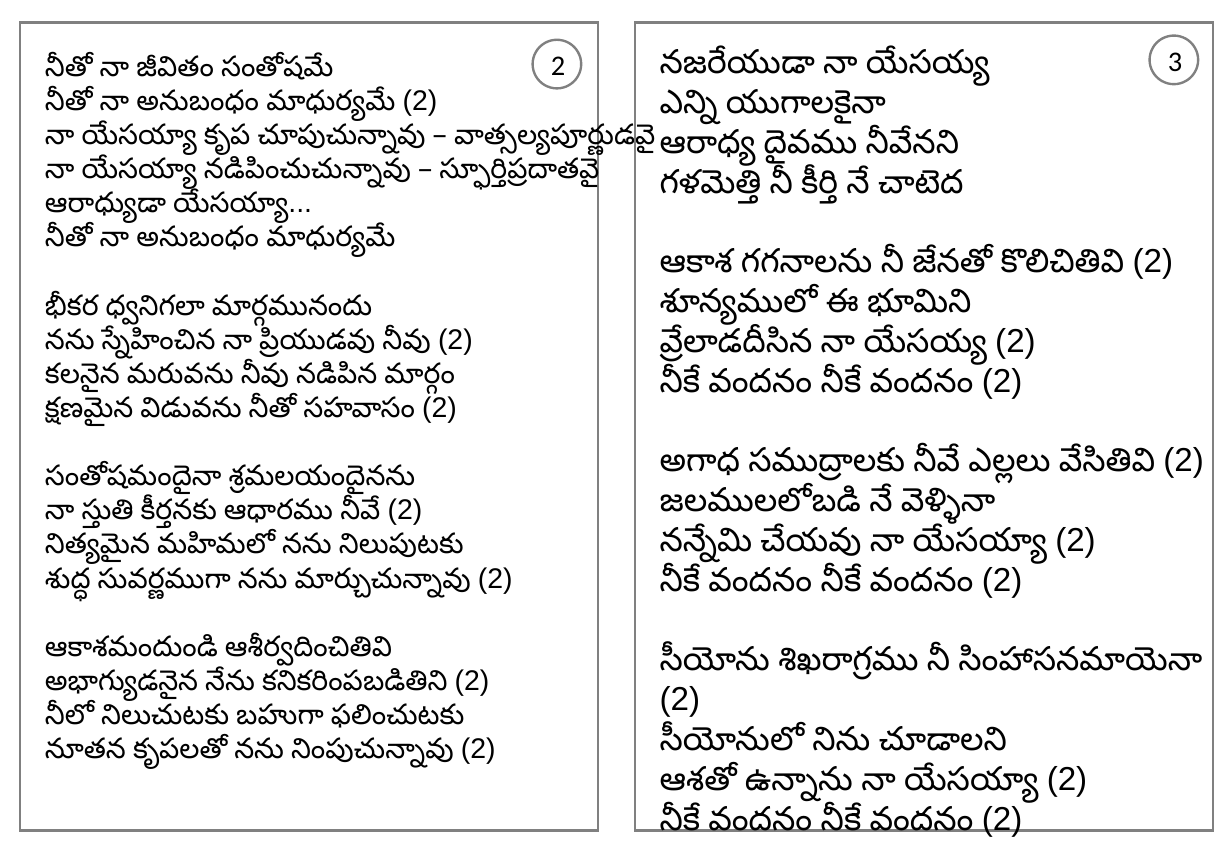
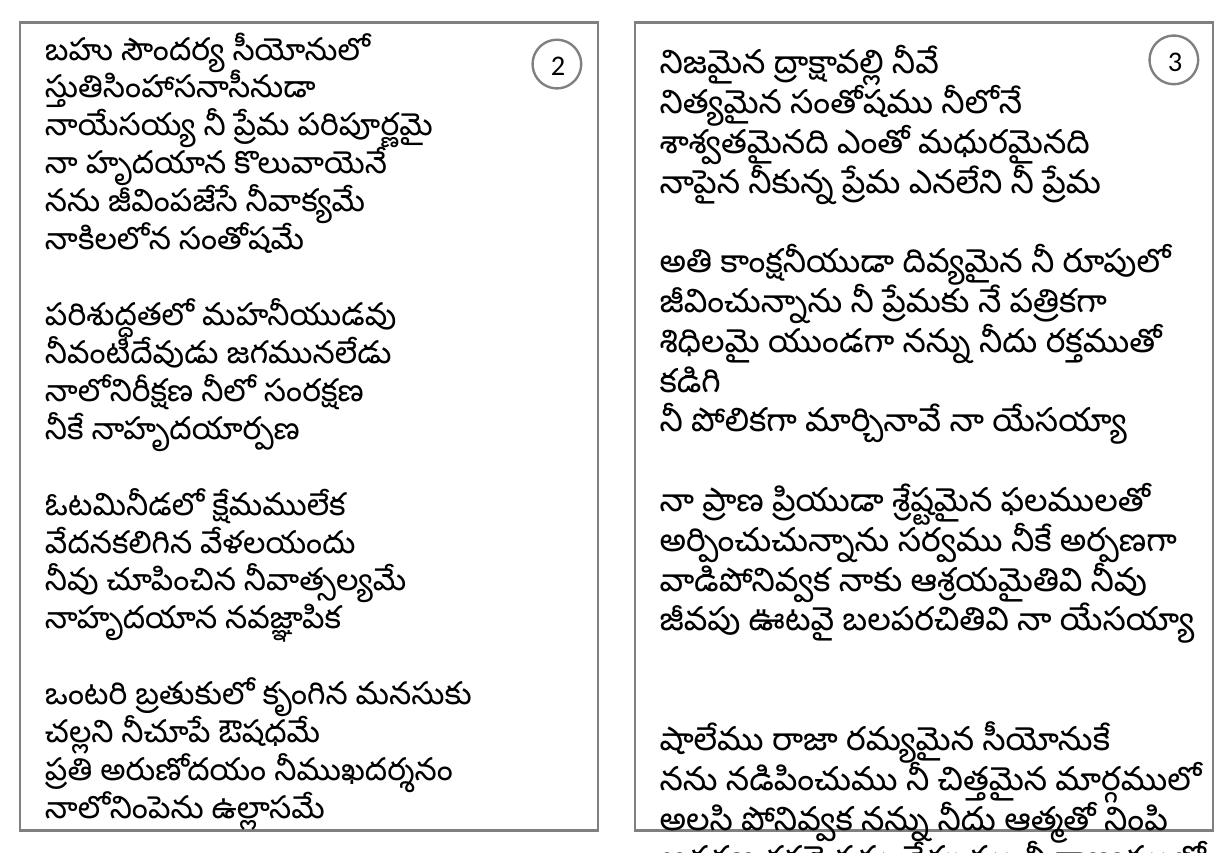
Before and after one commit to venu-webdev/songsDb, a slide deck: slide 2 of songsTemplate.pptx. Drawn at 1232x853 pixels with LibreOffice and Linux fonts; fonts in the diff are those of the drawing. Boxes give left, top, right and bottom in pixels: in the first picture for what was removed or moved away, otherwise in the second. Text is boxed around its words. In the diff, an @@ line names an element or a change of style, - is before the commit and + after.

```diff
--- a/songsTemplate.pptx
+++ b/songsTemplate.pptx
@@ text at [45,37,472,832]: text changed; size 18 to 20 pt @@
-నీతో నా జీవితం సంతోషమే
-నీతో నా అనుబంధం మాధుర్యమే (2)
-నా యేసయ్యా కృప చూపుచున్నావు – వాత్సల్యపూర్ణుడవై
-నా యేసయ్యా నడిపించుచున్నావు – స్ఫూర్తిప్రదాతవై
-ఆరాధ్యుడా యేసయ్యా...
-నీతో నా అనుబంధం మాధుర్యమే
-భీకర ధ్వనిగలా మార్గమునందు
-నను స్నేహించిన నా ప్రియుడవు నీవు (2)
-కలనైన మరువను నీవు నడిపిన మార్గం
-క్షణమైన విడువను నీతో సహవాసం (2)
-సంతోషమందైనా శ్రమలయందైనను
-నా స్తుతి కీర్తనకు ఆధారము నీవే (2)
-నిత్యమైన మహిమలో నను నిలుపుటకు
-శుద్ధ సువర్ణముగా నను మార్చుచున్నావు (2)
-ఆకాశమందుండి ఆశీర్వదించితివి
-అభాగ్యుడనైన నేను కనికరింపబడితిని (2)
-నీలో నిలుచుటకు బహుగా ఫలించుటకు
-నూతన కృపలతో నను నింపుచున్నావు (2)
+బహు సౌందర్య సీయోనులో
+స్తుతిసింహాసనాసీనుడా
+నాయేసయ్య నీ ప్రేమ పరిపూర్ణమై
+నా హృదయాన కొలువాయెనే
+నను జీవింపజేసే నీవాక్యమే
+నాకిలలోన సంతోషమే
+పరిశుద్ధతలో మహనీయుడవు
+నీవంటిదేవుడు జగమునలేడు
+నాలోనిరీక్షణ నీలో సంరక్షణ
+నీకే నాహృదయార్పణ
+ఓటమినీడలో క్షేమములేక
+వేదనకలిగిన వేళలయందు
+నీవు చూపించిన నీవాత్సల్యమే
+నాహృదయాన నవజ్ఞాపిక
+ఒంటరి బ్రతుకులో కృంగిన మనసుకు
+చల్లని నీచూపే ఔషధమే
+ప్రతి అరుణోదయం నీముఖదర్శనం
+నాలోనింపెను ఉల్లాసమే
@@ text at [660,49,1201,845]: text changed @@
-నజరేయుడా నా యేసయ్య
-ఎన్ని యుగాలకైనా
-ఆరాధ్య దైవము నీవేనని
-గళమెత్తి నీ కీర్తి నే చాటెద
-ఆకాశ గగనాలను నీ జేనతో కొలిచితివి (2)
-శూన్యములో ఈ భూమిని
-వ్రేలాడదీసిన నా యేసయ్య (2)
-నీకే వందనం నీకే వందనం (2)
-అగాధ సముద్రాలకు నీవే ఎల్లలు వేసితివి (2)
-జలములలోబడి నే వెళ్ళినా
-నన్నేమి చేయవు నా యేసయ్యా (2)
-నీకే వందనం నీకే వందనం (2)
-సీయోను శిఖరాగ్రము నీ సింహాసనమాయెనా (2)
-సీయోనులో నిను చూడాలని
-ఆశతో ఉన్నాను నా యేసయ్యా (2)
-నీకే వందనం నీకే వందనం (2)
+నిజమైన ద్రాక్షావల్లి నీవే
+నిత్యమైన సంతోషము నీలోనే
+శాశ్వతమైనది ఎంతో మధురమైనది
+నాపైన నీకున్న ప్రేమ ఎనలేని నీ ప్రేమ
+అతి కాంక్షనీయుడా దివ్యమైన నీ రూపులో
+జీవించున్నాను నీ ప్రేమకు నే పత్రికగా
+శిధిలమై యుండగా నన్ను నీదు రక్తముతో కడిగి
+నీ పోలికగా మార్చినావే నా యేసయ్యా
+నా ప్రాణ ప్రియుడా శ్రేష్టమైన ఫలములతో
+అర్పించుచున్నాను సర్వము నీకే అర్పణగా
+వాడిపోనివ్వక నాకు ఆశ్రయమైతివి నీవు
+జీవపు ఊటవై బలపరచితివి నా యేసయ్యా
+షాలేము రాజా రమ్యమైన సీయోనుకే
+నను నడిపించుము నీ చిత్తమైన మార్గములో
+అలసి పోనివ్వక నన్ను నీదు ఆత్మతో నింపి
+ఆదరణ కర్తవై నను చేర్చుము నీ రాజ్యములో
```
Also in this commit, not shown: 1 other slide changed, 3 other files.
